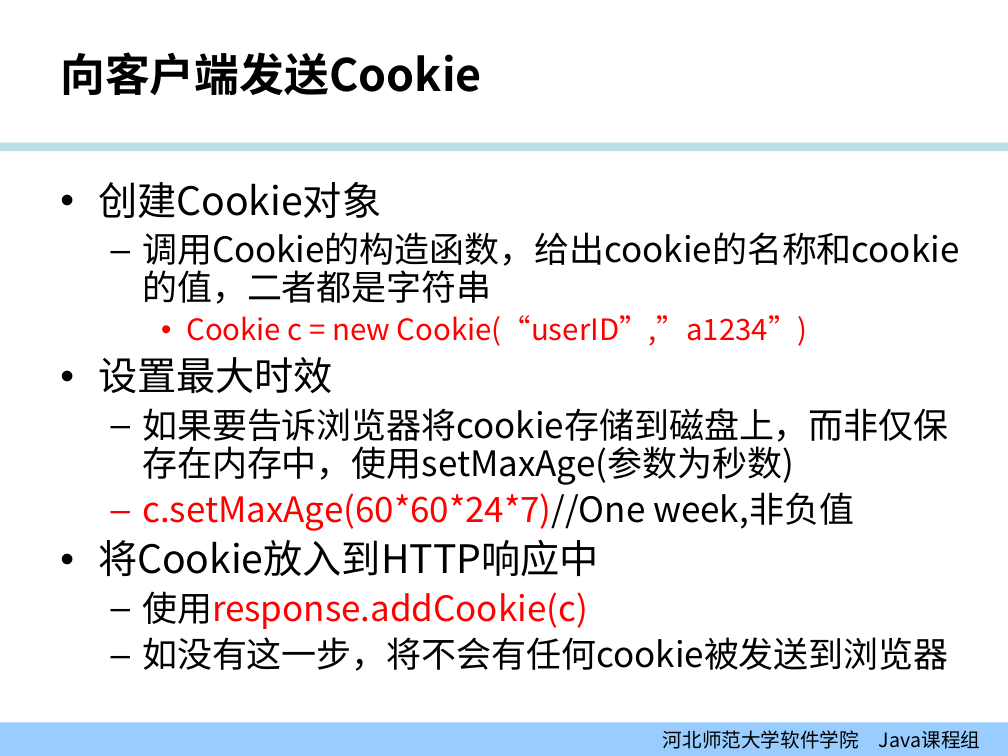
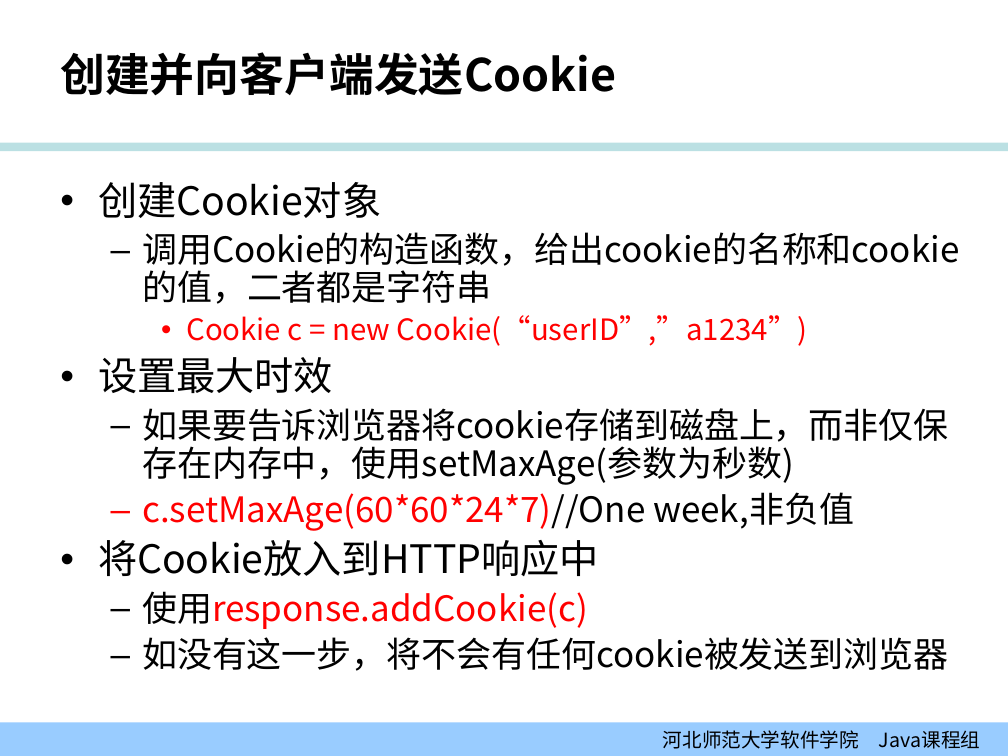
Before and after one commit to edu2act/course-JavaEE, a slide deck: slide 13 of 课程PPT/02-01_会话.ppt (slide 11 before the commit). Drawn at 1008x756 pixels with LibreOffice and Linux fonts; fonts in the diff are those of the drawing; background and template pictures are left out. Boxes give left, top, right and bottom in pixels: in the first picture for what was removed or moved away, otherwise in the second. Text is boxed around its words. In the diff, an @@ line names an element or a change of style, - is before the commit and + after.

```diff
--- a/课程PPT/02-01_会话.ppt
+++ b/课程PPT/02-01_会话.ppt
@@ title at (60, 52, 616, 96): text changed @@
-向客户端发送Cookie
+创建并向客户端发送Cookie
```
Also in this commit, not shown: 13 other slides changed, 5 slides added, 6 other files.
